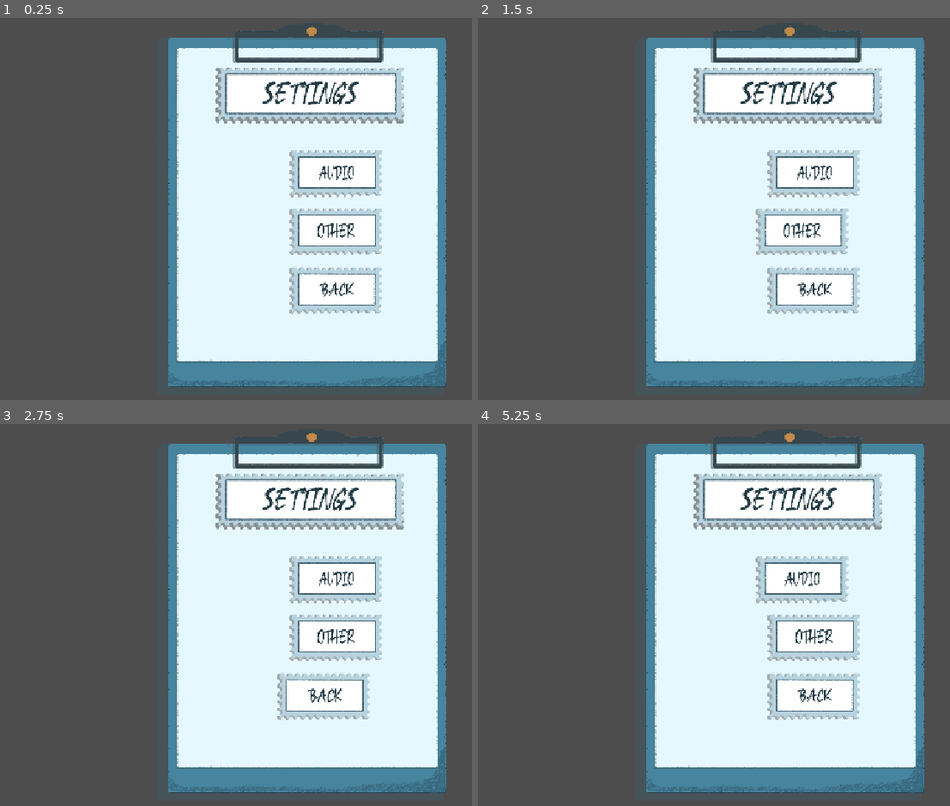
Above: before the commit, frames 1-4 (two rows, left to right).
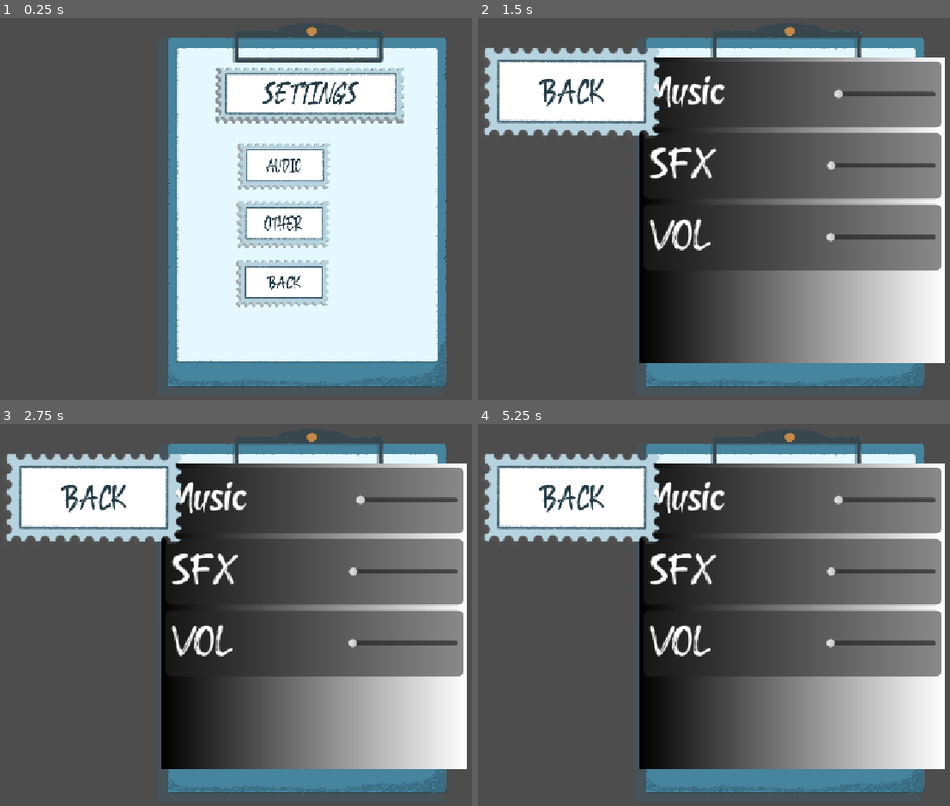
Above: after the commit, the same moments.

Repository: Blulow/octavuss_office
Game: Godot game, scene res://scenes/settings menu.tscn
Same seed, same stepped clock (60 frames per second), same inputs: the game is played once before the commit and once after it. This scene is started directly instead of the project's main scene.
Inputs (mouse positions are in pixels of both pictures, inside the frame that each line leads up to; where the layout moved, square brackets give the same spot in the first picture):
- Up to frame 1 (0.25 s): no input
- Up to frame 2 (1.5 s): click (761, 166) [813, 174] at 0.5 s; click (761, 224) [813, 231] at 1.25 s
- Up to frame 3 (2.75 s): click (283, 691) [335, 695] at 2 s
- Up to frame 4 (5.25 s): click (761, 572) [813, 580] at 2.75 s; click (761, 630) [813, 637] at 3.5 s; click (761, 691) [813, 695] at 4.25 s; click (761, 572) [813, 580] at 5 s

The runs differ from the first frame. In frame 1, 9.9% of the frame differs, in the area x 50-81%, y 32-78%; in frame 2, 58%; in frame 3, 58%, in the area x 1-99%, y 7-91%; in frame 4, 58%.

Commit message:
main menu & seetings menu
audio popup & connecting button

Diff:
--- /dev/null
+++ b/default_bus_layout.tres
@@ -0,0 +1,15 @@
+[gd_resource type="AudioBusLayout" format=3 uid="uid://b8drn4n2s1r3u"]
+
+[resource]
+bus/1/name = &"Music"
+bus/1/solo = false
+bus/1/mute = false
+bus/1/bypass_fx = false
+bus/1/volume_db = 0.0
+bus/1/send = &"Master"
+bus/2/name = &"sfx"
+bus/2/solo = false
+bus/2/mute = false
+bus/2/bypass_fx = false
+bus/2/volume_db = 0.0
+bus/2/send = &"Master"
--- a/project.godot
+++ b/project.godot
@@ -11,7 +11,7 @@
 [application]
 
 config/name="checkpointjam"
-run/main_scene="uid://db0cmrkkmfc16"
+run/main_scene="uid://b5qqds04rkp5q"
 config/features=PackedStringArray("4.7", "Forward Plus")
 config/icon="res://icon.svg"
 
--- /dev/null
+++ b/scenes/input_elements/button.tscn
@@ -0,0 +1,37 @@
+[gd_scene format=3 uid="uid://cmvpkpsuyyt8l"]
+
+[ext_resource type="Script" uid="uid://d0r0lpx3frj25" path="res://scripts/ui/input_elements/button.gd" id="2_vgxan"]
+
+[sub_resource type="StyleBoxFlat" id="StyleBoxFlat_lc0a7"]
+bg_color = Color(1, 1, 1, 1)
+corner_radius_top_left = 20
+corner_radius_top_right = 20
+corner_radius_bottom_right = 20
+corner_radius_bottom_left = 20
+
+[sub_resource type="StyleBoxFlat" id="StyleBoxFlat_4dmc7"]
+bg_color = Color(1, 1, 1, 1)
+corner_radius_top_left = 20
+corner_radius_top_right = 20
+corner_radius_bottom_right = 20
+corner_radius_bottom_left = 20
+
+[sub_resource type="StyleBoxFlat" id="StyleBoxFlat_pg4ym"]
+bg_color = Color(1, 1, 1, 1)
+corner_radius_top_left = 20
+corner_radius_top_right = 20
+corner_radius_bottom_right = 20
+corner_radius_bottom_left = 20
+
+[node name="Button" type="Button" unique_id=258782434]
+anchors_preset = -1
+offset_right = 128.0
+offset_bottom = 128.0
+grow_horizontal = 2
+grow_vertical = 2
+pivot_offset = Vector2(64, 64)
+mouse_default_cursor_shape = 2
+theme_override_styles/normal = SubResource("StyleBoxFlat_lc0a7")
+theme_override_styles/pressed = SubResource("StyleBoxFlat_4dmc7")
+theme_override_styles/hover = SubResource("StyleBoxFlat_pg4ym")
+script = ExtResource("2_vgxan")
--- /dev/null
+++ b/scenes/input_elements/keybind_input_button.tscn
@@ -0,0 +1,30 @@
+[gd_scene format=3 uid="uid://bj84v2wj68n4"]
+
+[ext_resource type="Texture2D" uid="uid://beygy38sirtbn" path="res://icon.svg" id="1_rsfn4"]
+[ext_resource type="Script" uid="uid://cbgdn6jcojcwg" path="res://scripts/ui/input_elements/keybind_input_button.gd" id="2_b2eit"]
+
+[sub_resource type="StyleBoxTexture" id="StyleBoxTexture_b2eit"]
+texture = ExtResource("1_rsfn4")
+texture_margin_left = 40.0
+texture_margin_top = 40.0
+texture_margin_right = 40.0
+texture_margin_bottom = 40.0
+
+[node name="KeybindInputButton" type="Button" unique_id=1943209986]
+anchors_preset = 1
+anchor_left = 1.0
+anchor_right = 1.0
+offset_left = -110.0
+offset_bottom = 125.0
+grow_horizontal = 0
+pivot_offset = Vector2(64, 64)
+mouse_default_cursor_shape = 2
+theme_override_font_sizes/font_size = 32
+theme_override_styles/normal = SubResource("StyleBoxTexture_b2eit")
+theme_override_styles/pressed = SubResource("StyleBoxTexture_b2eit")
+theme_override_styles/hover = SubResource("StyleBoxTexture_b2eit")
+text = "W"
+alignment = 2
+script = ExtResource("2_b2eit")
+
+[connection signal="pressed" from="." to="." method="_on_pressed"]
--- /dev/null
+++ b/scenes/input_elements/slider.tscn
@@ -0,0 +1,12 @@
+[gd_scene format=3 uid="uid://dte2085j46tfn"]
+
+[ext_resource type="Script" uid="uid://dh3o3exb1u6bj" path="res://slider.gd" id="1_ju2t0"]
+
+[node name="HSlider" type="HSlider" unique_id=1085877740]
+offset_right = 200.0
+offset_bottom = 16.0
+size_flags_horizontal = 3
+size_flags_vertical = 1
+script = ExtResource("1_ju2t0")
+
+[connection signal="value_changed" from="." to="." method="_on_value_changed"]
--- a/scenes/main_menu.tscn
+++ b/scenes/main_menu.tscn
@@ -3,10 +3,10 @@
 [ext_resource type="Script" uid="uid://c37vg6jhe0ay0" path="res://scripts/mainmenu.gd" id="1_lgwnu"]
 [ext_resource type="PackedScene" uid="uid://cw7qx4up1erpv" path="res://scenes/ui/strip.tscn" id="2_flqon"]
 [ext_resource type="Texture2D" uid="uid://dljk52dilrweh" path="res://assets/images/book.PNG" id="3_rcqid"]
-[ext_resource type="Texture2D" uid="uid://dekoxklfl4ay0" path="res://assets/buttons/startbutton.png" id="3_rtw2f"]
 [ext_resource type="PackedScene" uid="uid://df8j3swg8lxma" path="res://scenes/ui/strip2d.tscn" id="4_1ajci"]
-[ext_resource type="Texture2D" uid="uid://tpmssaxnt0fx" path="res://assets/buttons/button penanda buku v2 setting.png" id="4_oa1go"]
-[ext_resource type="Texture2D" uid="uid://bwxf3dsr2wcd4" path="res://assets/buttons/button penanda buku v2 quit.png" id="5_tbmy8"]
+[ext_resource type="Texture2D" uid="uid://cj0n7lbjgvt88" path="res://assets/buttons/bookmark colored start.png" id="5_lgwnu"]
+[ext_resource type="Texture2D" uid="uid://didx8i5u30ct6" path="res://assets/buttons/bookmark colored settings.png" id="6_flqon"]
+[ext_resource type="Texture2D" uid="uid://wm53id1hvk0t" path="res://assets/buttons/bookmark colored quit.png" id="7_rcqid"]
 [ext_resource type="PackedScene" uid="uid://co642745b7vsm" path="res://scenes/ui/animated_texture_rect.tscn" id="8_7b55j"]
 [ext_resource type="Texture2D" uid="uid://hl8gocycs3dn" path="res://assets/images/page_1.PNG" id="9_5pajh"]
 [ext_resource type="Texture2D" uid="uid://c6uedym22bktt" path="res://assets/images/page_3.PNG" id="10_j7ex8"]
@@ -195,13 +195,12 @@
 texture = SubResource("GradientTexture2D_u8ny3")
 
 [node name="Strip" parent="UI/Book/Strips/TextureRect" unique_id=214222789 node_paths=PackedStringArray("mask", "parent") instance=ExtResource("4_1ajci")]
-modulate = Color(1, 0, 0, 1)
 layout_mode = 0
 offset_left = 100.0
 offset_right = 595.0001
 offset_bottom = 82.0
 scale = Vector2(0.6, 0.6)
-texture = ExtResource("3_rtw2f")
+texture = ExtResource("5_lgwnu")
 mask = NodePath("..")
 parent = NodePath("../..")
 
@@ -216,13 +215,12 @@
 texture = SubResource("GradientTexture2D_u8ny3")
 
 [node name="Strip2" parent="UI/Book/Strips/TextureRect2" unique_id=1484798191 node_paths=PackedStringArray("mask", "parent") instance=ExtResource("4_1ajci")]
-modulate = Color(0, 1, 0, 1)
 layout_mode = 0
 offset_left = 100.0
 offset_right = 623.0
 offset_bottom = 89.0
 scale = Vector2(0.6, 0.6)
-texture = ExtResource("4_oa1go")
+texture = ExtResource("6_flqon")
 mask = NodePath("..")
 parent = NodePath("../..")
 
@@ -237,13 +235,12 @@
 texture = SubResource("GradientTexture2D_u8ny3")
 
 [node name="Strip3" parent="UI/Book/Strips/TextureRect3" unique_id=1964119910 node_paths=PackedStringArray("mask", "parent") instance=ExtResource("4_1ajci")]
-modulate = Color(0, 0, 1, 1)
 layout_mode = 0
 offset_left = 100.0
 offset_right = 604.0001
 offset_bottom = 86.0
 scale = Vector2(0.6, 0.6)
-texture = ExtResource("5_tbmy8")
+texture = ExtResource("7_rcqid")
 mask = NodePath("..")
 parent = NodePath("../..")
 
@@ -269,3 +266,5 @@
 TITLE"
 
 [connection signal="onclick" from="MainMenuUI/Book/Strips/Strip" to="." method="_on_strip_onclick"]
+[connection signal="onclick" from="UI/Book/Strips/TextureRect2/Strip2" to="." method="_on_strip_2_onclick"]
+[connection signal="onclick" from="UI/Book/Strips/TextureRect3/Strip3" to="." method="_on_strip_3_onclick"]
--- a/scenes/settings menu.tscn
+++ b/scenes/settings menu.tscn
@@ -1,11 +1,13 @@
 [gd_scene format=3 uid="uid://djtxrqeg6047t"]
 
-[ext_resource type="Texture2D" uid="uid://qdij1tbuw2pf" path="res://assets/buttons/clipboard checkpoint.png" id="1_6lyqx"]
-[ext_resource type="Texture2D" uid="uid://l6wne6abwhgy" path="res://assets/buttons/Setting heading.png" id="2_h7v07"]
-[ext_resource type="PackedScene" uid="uid://cmvpkpsuyyt8l" path="res://scenes/button.tscn" id="3_7ihbn"]
-[ext_resource type="Texture2D" uid="uid://umbj172l423q" path="res://assets/buttons/Audio buttons checkpoint copy.png" id="4_qcxcu"]
-[ext_resource type="Texture2D" uid="uid://njtv70s3uie8" path="res://assets/buttons/other buttons checkpoint copy 2.png" id="5_fvl7d"]
-[ext_resource type="Texture2D" uid="uid://bpnsr7ttj5gqj" path="res://assets/buttons/back buttons checkpoint copy 3.png" id="6_a4thb"]
+[ext_resource type="Texture2D" uid="uid://qdij1tbuw2pf" path="res://assets/buttons/clipboard checkpoint.png" id="1_j5ss8"]
+[ext_resource type="Script" uid="uid://dl0pudxot57be" path="res://scenes/settings_menu.gd" id="1_kks3q"]
+[ext_resource type="Texture2D" uid="uid://l6wne6abwhgy" path="res://assets/buttons/Setting heading.png" id="2_wxhqg"]
+[ext_resource type="PackedScene" uid="uid://cmvpkpsuyyt8l" path="res://scenes/button.tscn" id="3_kks3q"]
+[ext_resource type="Texture2D" uid="uid://umbj172l423q" path="res://assets/buttons/Audio buttons checkpoint copy.png" id="4_7ndgi"]
+[ext_resource type="Texture2D" uid="uid://njtv70s3uie8" path="res://assets/buttons/other buttons checkpoint copy 2.png" id="5_cspvc"]
+[ext_resource type="Texture2D" uid="uid://bpnsr7ttj5gqj" path="res://assets/buttons/back buttons checkpoint copy 3.png" id="6_i67n8"]
+[ext_resource type="PackedScene" uid="uid://cvcvv7kvtsrkp" path="res://scenes/volume_panel.tscn" id="7_wxhqg"]
 
 [node name="Control" type="Control" unique_id=428628215]
 layout_mode = 3
@@ -14,54 +16,63 @@
 anchor_bottom = 1.0
 grow_horizontal = 2
 grow_vertical = 2
+script = ExtResource("1_kks3q")
 
 [node name="Sprite2D" type="Sprite2D" parent="." unique_id=307924277]
 position = Vector2(575, 322)
 scale = Vector2(0.5987002, 0.59894365)
-texture = ExtResource("1_6lyqx")
+texture = ExtResource("1_j5ss8")
 
-[node name="Sprite2D" type="Sprite2D" parent="Sprite2D" unique_id=1847729256]
-position = Vector2(-11.691995, -318.89478)
-texture = ExtResource("2_h7v07")
-
-[node name="Button" parent="." unique_id=258782434 instance=ExtResource("3_7ihbn")]
+[node name="Button" parent="." unique_id=258782434 instance=ExtResource("3_kks3q")]
 layout_mode = 0
 anchors_preset = 0
-offset_left = 453.0
-offset_top = 175.0
-offset_right = 773.0
-offset_bottom = 350.0
+offset_left = 411.1944
+offset_top = 174.79184
+offset_right = 731.1944
+offset_bottom = 349.79184
 grow_horizontal = 1
 grow_vertical = 1
 scale = Vector2(0.51866215, 0.5123724)
 text = ""
-icon = ExtResource("4_qcxcu")
+icon = ExtResource("4_7ndgi")
 flat = true
 
-[node name="Button2" parent="." unique_id=1035443828 instance=ExtResource("3_7ihbn")]
+[node name="Button2" parent="." unique_id=1035443828 instance=ExtResource("3_kks3q")]
 layout_mode = 0
 anchors_preset = 0
-offset_left = 452.99997
-offset_top = 273.0
-offset_right = 773.0
-offset_bottom = 448.0
+offset_left = 411.19437
+offset_top = 272.79184
+offset_right = 731.1944
+offset_bottom = 448.79184
 grow_horizontal = 1
 grow_vertical = 1
 scale = Vector2(0.51866215, 0.5123724)
 text = ""
-icon = ExtResource("5_fvl7d")
+icon = ExtResource("5_cspvc")
 flat = true
 
-[node name="Button3" parent="." unique_id=581254869 instance=ExtResource("3_7ihbn")]
+[node name="Button3" parent="." unique_id=581254869 instance=ExtResource("3_kks3q")]
 layout_mode = 0
 anchors_preset = 0
-offset_left = 452.99997
-offset_top = 371.0
-offset_right = 773.0
-offset_bottom = 546.0
+offset_left = 411.19437
+offset_top = 370.79184
+offset_right = 731.1944
+offset_bottom = 545.7919
 grow_horizontal = 1
 grow_vertical = 1
 scale = Vector2(0.51866215, 0.5123724)
 text = ""
-icon = ExtResource("6_a4thb")
+icon = ExtResource("6_i67n8")
 flat = true
+
+[node name="Sprite2D2" type="Sprite2D" parent="." unique_id=1847729256]
+position = Vector2(568, 131)
+scale = Vector2(0.5987002, 0.59894365)
+texture = ExtResource("2_wxhqg")
+
+[node name="VolumePanel" parent="." unique_id=924672401 instance=ExtResource("7_wxhqg")]
+visible = false
+layout_mode = 1
+
+[connection signal="pressed" from="Button" to="." method="_on_button_pressed"]
+[connection signal="pressed" from="Button3" to="Button" method="_on_button_3_pressed"]
--- /dev/null
+++ b/scenes/settings_menu.gd
@@ -0,0 +1,15 @@
+extends Control
+
+
+# Called when the node enters the scene tree for the first time.
+func _ready() -> void:
+	pass # Replace with function body.
+
+
+# Called every frame. 'delta' is the elapsed time since the previous frame.
+func _process(delta: float) -> void:
+	pass
+
+
+func _on_button_pressed() -> void:
+	$VolumePanel.visible = true
--- /dev/null
+++ b/scenes/volume_panel.gd
@@ -0,0 +1,15 @@
+extends Control
+
+
+# Called when the node enters the scene tree for the first time.
+func _ready() -> void:
+	pass # Replace with function body.
+
+
+# Called every frame. 'delta' is the elapsed time since the previous frame.
+func _process(delta: float) -> void:
+	pass
+
+
+func _on_close_button_pressed() -> void:
+	visible = false
--- /dev/null
+++ b/scenes/volume_panel.tscn
@@ -0,0 +1,134 @@
+[gd_scene format=3 uid="uid://cvcvv7kvtsrkp"]
+
+[ext_resource type="Script" uid="uid://bk0nxvqdjhgxk" path="res://scenes/volume_panel.gd" id="1_0ygss"]
+[ext_resource type="FontFile" uid="uid://cipgiamvavecd" path="res://RoadSooned-Regular.otf" id="1_1whqq"]
+[ext_resource type="PackedScene" uid="uid://cmvpkpsuyyt8l" path="res://scenes/input_elements/button.tscn" id="1_m7wk6"]
+[ext_resource type="PackedScene" uid="uid://dte2085j46tfn" path="res://scenes/input_elements/slider.tscn" id="2_ylhix"]
+[ext_resource type="Texture2D" uid="uid://bpnsr7ttj5gqj" path="res://assets/buttons/back buttons checkpoint copy 3.png" id="4_rdtvf"]
+[ext_resource type="Script" uid="uid://b3ccbwtmxl1sy" path="res://scripts/button.gd" id="5_rdtvf"]
+
+[sub_resource type="Gradient" id="Gradient_jbsr6"]
+
+[sub_resource type="GradientTexture2D" id="GradientTexture2D_72yvt"]
+gradient = SubResource("Gradient_jbsr6")
+width = 512
+height = 512
+
+[sub_resource type="StyleBoxFlat" id="StyleBoxFlat_8kjpw"]
+content_margin_left = 10.0
+content_margin_top = 10.0
+content_margin_right = 10.0
+content_margin_bottom = 10.0
+bg_color = Color(0.1484375, 0.1484375, 0.1484375, 0.5372549)
+corner_radius_top_left = 10
+corner_radius_top_right = 10
+corner_radius_bottom_right = 10
+corner_radius_bottom_left = 10
+
+[node name="VolumePanel" type="Control" unique_id=924672401]
+layout_mode = 3
+anchors_preset = 8
+anchor_left = 0.5
+anchor_top = 0.5
+anchor_right = 0.5
+anchor_bottom = 0.5
+grow_horizontal = 2
+grow_vertical = 2
+script = ExtResource("1_0ygss")
+
+[node name="Sprite2D" type="Sprite2D" parent="." unique_id=404565991]
+texture = SubResource("GradientTexture2D_72yvt")
+
+[node name="ScrollContainer" type="ScrollContainer" parent="." unique_id=2107295325]
+layout_mode = 0
+offset_left = -249.0
+offset_top = -250.0
+offset_right = 251.0
+offset_bottom = 250.0
+
+[node name="VBoxContainer" type="VBoxContainer" parent="ScrollContainer" unique_id=1369286429]
+layout_mode = 2
+size_flags_horizontal = 3
+theme_override_constants/separation = 9
+
+[node name="PanelContainer" type="PanelContainer" parent="ScrollContainer/VBoxContainer" unique_id=1495903421]
+layout_mode = 2
+theme_override_styles/panel = SubResource("StyleBoxFlat_8kjpw")
+
+[node name="HBoxContainer" type="HBoxContainer" parent="ScrollContainer/VBoxContainer/PanelContainer" unique_id=1133785550]
+layout_mode = 2
+alignment = 1
+
+[node name="Music" type="Label" parent="ScrollContainer/VBoxContainer/PanelContainer/HBoxContainer" unique_id=1731632152]
+layout_mode = 2
+theme_override_fonts/font = ExtResource("1_1whqq")
+theme_override_font_sizes/font_size = 31
+text = "Music"
+
+[node name="Control" type="Control" parent="ScrollContainer/VBoxContainer/PanelContainer/HBoxContainer" unique_id=1462490600]
+layout_mode = 2
+size_flags_horizontal = 3
+
+[node name="HSlider" parent="ScrollContainer/VBoxContainer/PanelContainer/HBoxContainer" unique_id=1085877740 instance=ExtResource("2_ylhix")]
+layout_mode = 2
+script = null
+
+[node name="PanelContainer2" type="PanelContainer" parent="ScrollContainer/VBoxContainer" unique_id=1389009917]
+layout_mode = 2
+theme_override_styles/panel = SubResource("StyleBoxFlat_8kjpw")
+
+[node name="HBoxContainer" type="HBoxContainer" parent="ScrollContainer/VBoxContainer/PanelContainer2" unique_id=1694599838]
+layout_mode = 2
+alignment = 1
+
+[node name="SFX" type="Label" parent="ScrollContainer/VBoxContainer/PanelContainer2/HBoxContainer" unique_id=1495874319]
+layout_mode = 2
+theme_override_fonts/font = ExtResource("1_1whqq")
+theme_override_font_sizes/font_size = 31
+text = "SFX"
+
+[node name="Control" type="Control" parent="ScrollContainer/VBoxContainer/PanelContainer2/HBoxContainer" unique_id=806321096]
+layout_mode = 2
+size_flags_horizontal = 3
+
+[node name="HSlider" parent="ScrollContainer/VBoxContainer/PanelContainer2/HBoxContainer" unique_id=1660146268 instance=ExtResource("2_ylhix")]
+layout_mode = 2
+script = null
+
+[node name="PanelContainer3" type="PanelContainer" parent="ScrollContainer/VBoxContainer" unique_id=122292799]
+layout_mode = 2
+theme_override_styles/panel = SubResource("StyleBoxFlat_8kjpw")
+
+[node name="HBoxContainer" type="HBoxContainer" parent="ScrollContainer/VBoxContainer/PanelContainer3" unique_id=913150804]
+layout_mode = 2
+alignment = 1
+
+[node name="SFX" type="Label" parent="ScrollContainer/VBoxContainer/PanelContainer3/HBoxContainer" unique_id=1133916573]
+layout_mode = 2
+theme_override_fonts/font = ExtResource("1_1whqq")
+theme_override_font_sizes/font_size = 31
+text = "VOL"
+
+[node name="Control" type="Control" parent="ScrollContainer/VBoxContainer/PanelContainer3/HBoxContainer" unique_id=2007115209]
+layout_mode = 2
+size_flags_horizontal = 3
+
+[node name="HSlider" parent="ScrollContainer/VBoxContainer/PanelContainer3/HBoxContainer" unique_id=1763246198 instance=ExtResource("2_ylhix")]
+layout_mode = 2
+script = null
+
+[node name="CloseButton" parent="." unique_id=1128845289 instance=ExtResource("1_m7wk6")]
+layout_mode = 0
+anchors_preset = 0
+offset_left = -530.0
+offset_top = -281.0
+offset_right = -213.0
+offset_bottom = -110.0
+grow_horizontal = 1
+grow_vertical = 1
+pivot_offset = Vector2(0, 0)
+icon = ExtResource("4_rdtvf")
+flat = true
+script = ExtResource("5_rdtvf")
+
+[connection signal="pressed" from="CloseButton" to="." method="_on_close_button_pressed"]
--- a/scripts/button.gd
+++ b/scripts/button.gd
@@ -1,5 +1,6 @@
 extends Button
 class_name AnimatedButton
+@onready var volume_panel: Control = $VolumePanel
 
 signal tweened
 
@@ -50,3 +51,7 @@
 	var tween = create_tween().set_parallel(true)
 	# Mengembalikan ke posisi awal (_default_position.x) dengan durasi 0.1 detik
 	tween.tween_property(self, "position:x", _default_position.x, 0.1).set_trans(Tween.TRANS_SINE).set_ease(Tween.EASE_OUT)
+
+
+func _on_button_3_pressed() -> void:
+	get_tree().change_scene_to_file("res://scenes/main_menu.tscn")
--- a/scripts/mainmenu.gd
+++ b/scripts/mainmenu.gd
@@ -100,3 +100,11 @@
 	book_sprite.play()
 	await book_sprite.finished
 	book_sprite.visible = false
+
+
+func _on_strip_2_onclick() -> void:
+	get_tree().change_scene_to_file("res://scenes/settings menu.tscn")
+
+
+func _on_strip_3_onclick() -> void:
+	get_tree().quit()
--- /dev/null
+++ b/scripts/panel.gd
@@ -0,0 +1,5 @@
+extends Control
+
+func _on_close_button_pressed() -> void:
+	await $CloseButton.tweened
+	queue_free()
--- /dev/null
+++ b/slider.gd
@@ -0,0 +1,11 @@
+extends HSlider
+
+@export var channel: String
+
+func _ready() -> void:
+	# value = GameData.volume[channel]
+	pass
+
+func _on_value_changed(value: float) -> void:
+	# GameData.volume[channel] = value
+	pass
Binary file added: RoadSooned-Regular.otf
Not shown, added: RoadSooned-Regular.otf.import
Binary file added: assets/buttons/bookmark colored quit.png
Not shown, changed: assets/buttons/bookmark colored quit.png.import
Binary file added: assets/buttons/bookmark colored settings.png
Not shown, changed: assets/buttons/bookmark colored settings.png.import
Binary file added: assets/buttons/bookmark colored start.png
Not shown, changed: assets/buttons/bookmark colored start.png.import
Binary file removed: assets/buttons/button penanda buku v2 quit.png
Binary file removed: assets/buttons/button penanda buku v2 setting.png
Binary file removed: assets/buttons/startbutton.png
Not shown, added: scenes/settings_menu.gd.uid
(and 3 more such lines)
